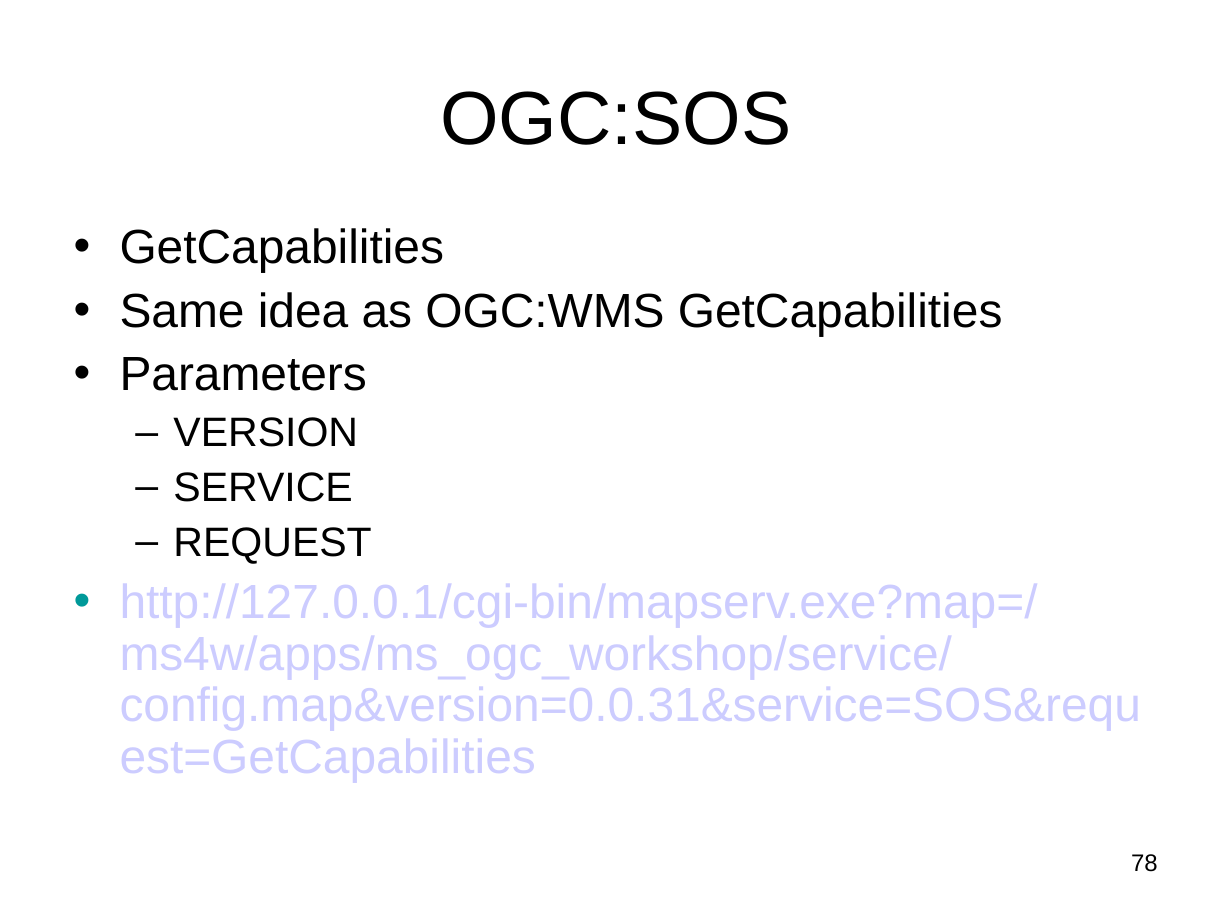
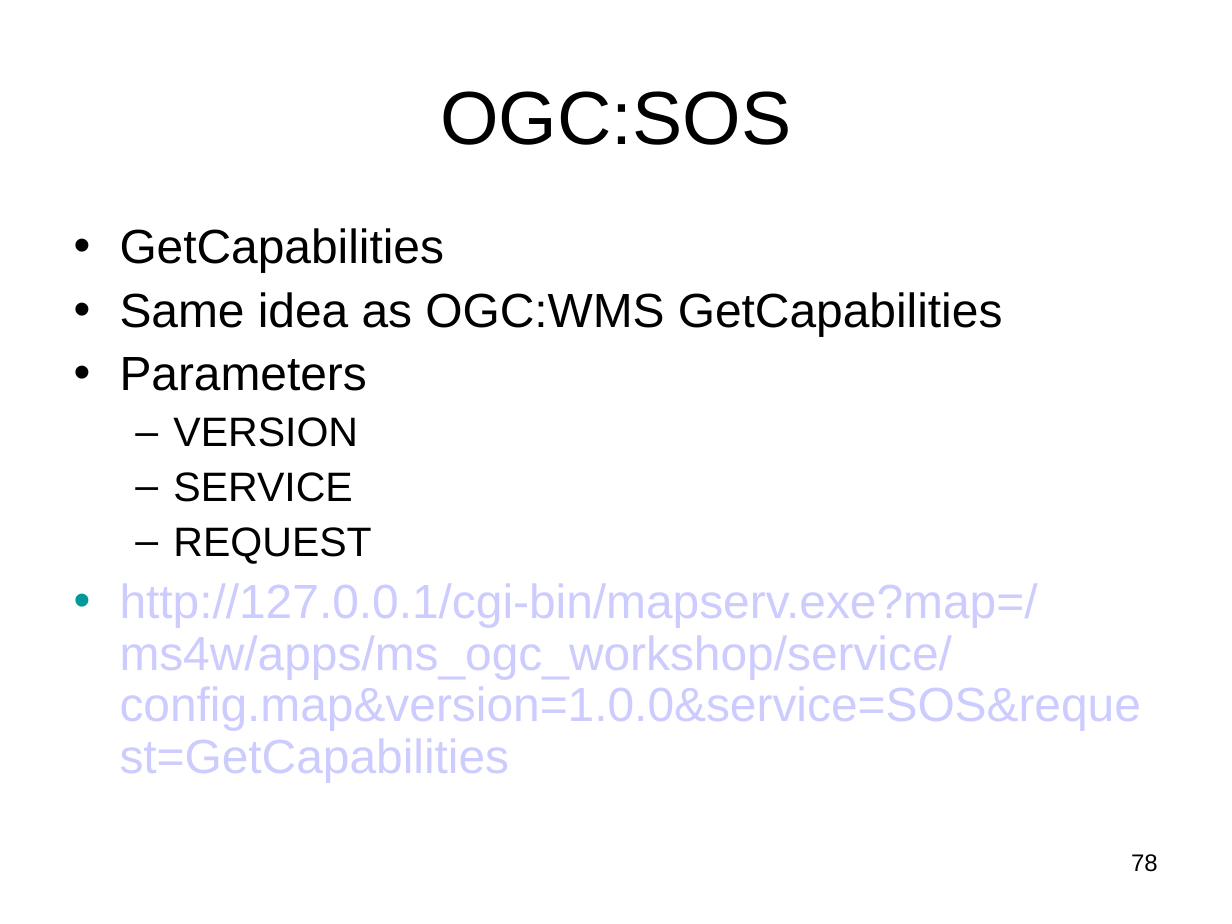
Before and after one commit to MapServer/ms-ogc-workshop, a slide deck: slide 78 of doc/ms_ogc_workshop.ppt. Drawn at 1232x924 pixels with LibreOffice and Linux fonts; fonts in the diff are those of the drawing. Boxes give left, top, right and bottom in pixels: in the first picture for what was removed or moved away, otherwise in the second. Text is boxed around its words. In the diff, an @@ line names an element or a change of style, - is before the commit and + after.

```diff
--- a/doc/ms_ogc_workshop.ppt
+++ b/doc/ms_ogc_workshop.ppt
@@ text at <box>120,584,1141,782</box>: text changed @@
-• http://127.0.0.1/cgi-bin/mapserv.exe?map=/ms4w/apps/ms_ogc_workshop/service/config.map&version=0.0.31&service=SOS&request=GetCapabilities
+• http://127.0.0.1/cgi-bin/mapserv.exe?map=/ms4w/apps/ms_ogc_workshop/service/config.map&version=1.0.0&service=SOS&request=GetCapabilities
```
Also in this commit, not shown: 6 other slides changed, 12 other files.
